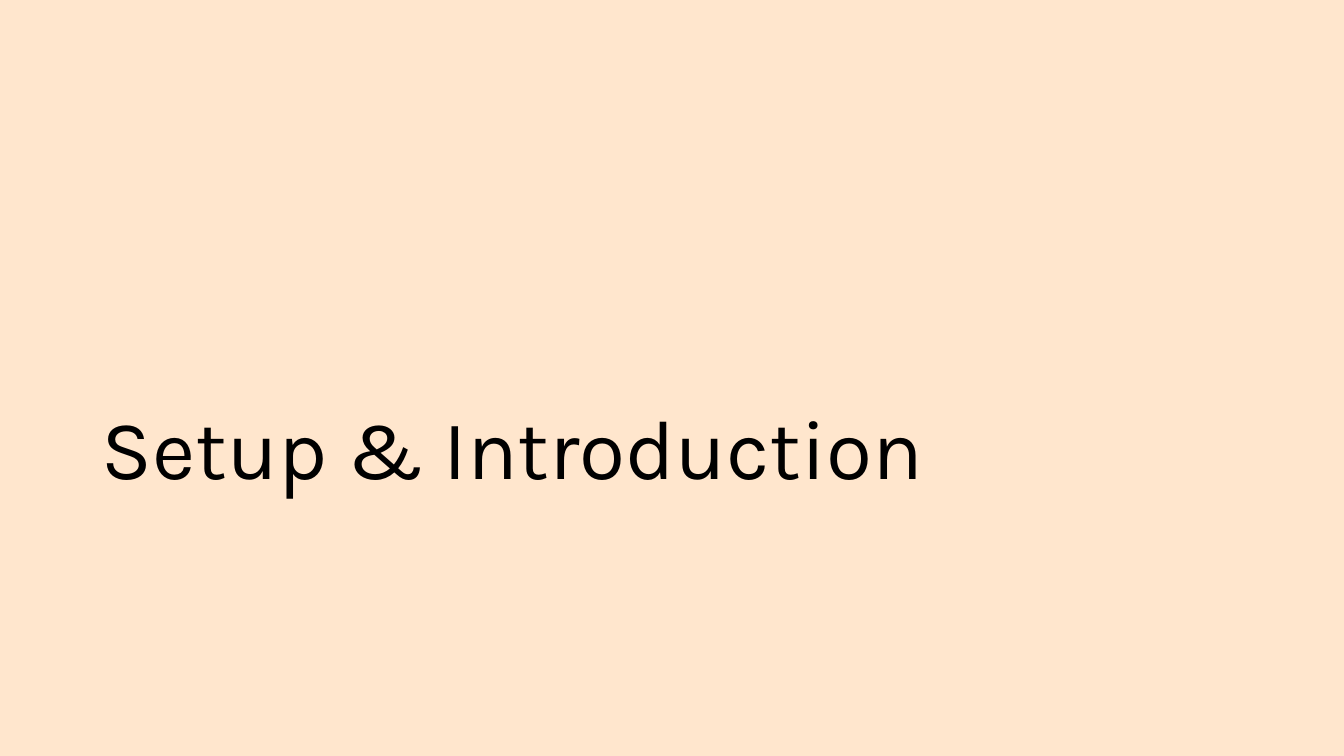
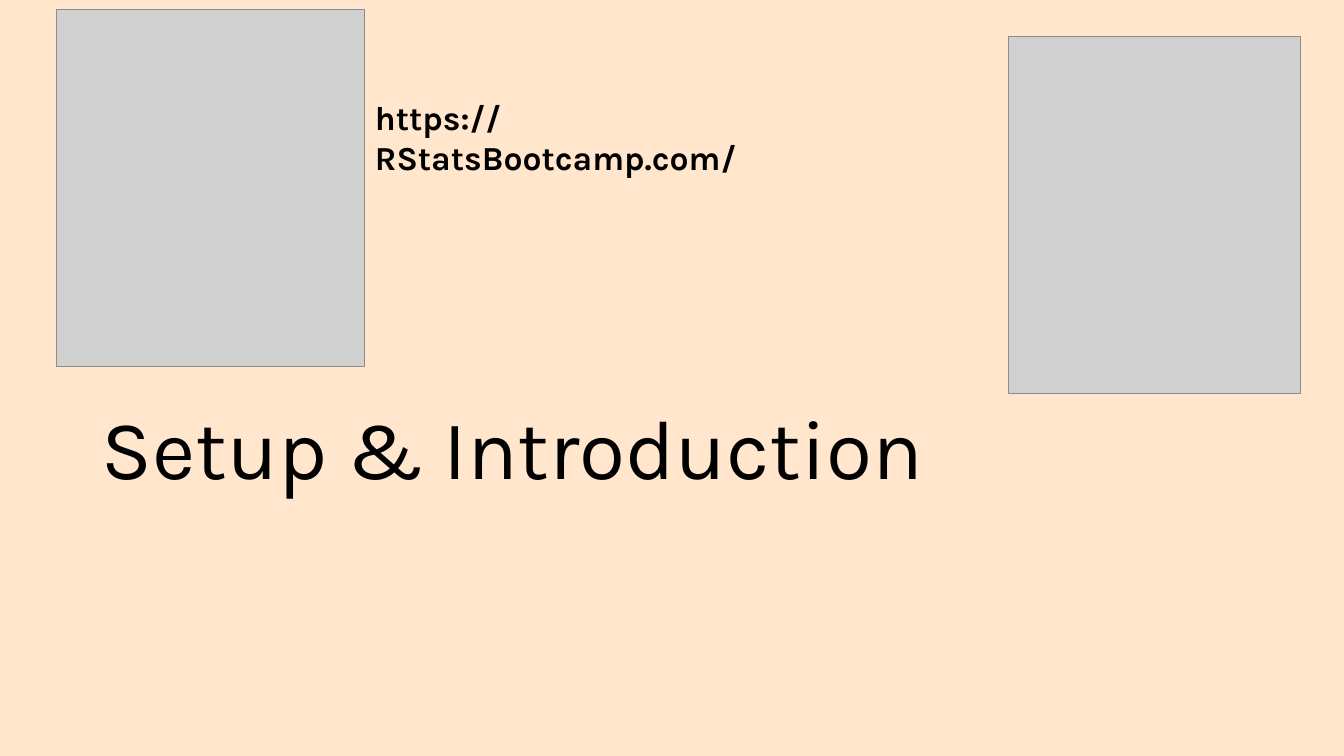
Before and after one commit to rstats-bootcamp/RStatsBootcamp-2025, a slide deck: slide 1 of slides/topics/01_setup_intro.pptx. Drawn at 1344x756 pixels with LibreOffice and Linux fonts; fonts in the diff are those of the drawing; grey boxes stand for pictures. Boxes give left, top, right and bottom in pixels: in the first picture for what was removed or moved away, otherwise in the second. Text is boxed around its words. In the diff, an @@ line names an element or a change of style, - is before the commit and + after.

Commit message:
Update multiple presentation files to enhance content and ensure consistency across the bootcamp materials.

```diff
--- a/slides/topics/01_setup_intro.pptx
+++ b/slides/topics/01_setup_intro.pptx
@@ picture added at [56, 10, 365, 367] @@
@@ picture added at [1008, 36, 1301, 393] @@
@@ text added at [375, 105, 737, 178], 24 pt, text #000000, bold @@
+https://RStatsBootcamp.com/
```
Also in this commit, not shown: 6 other slides changed, 1 slide added, 1 slide removed, 16 other files.
